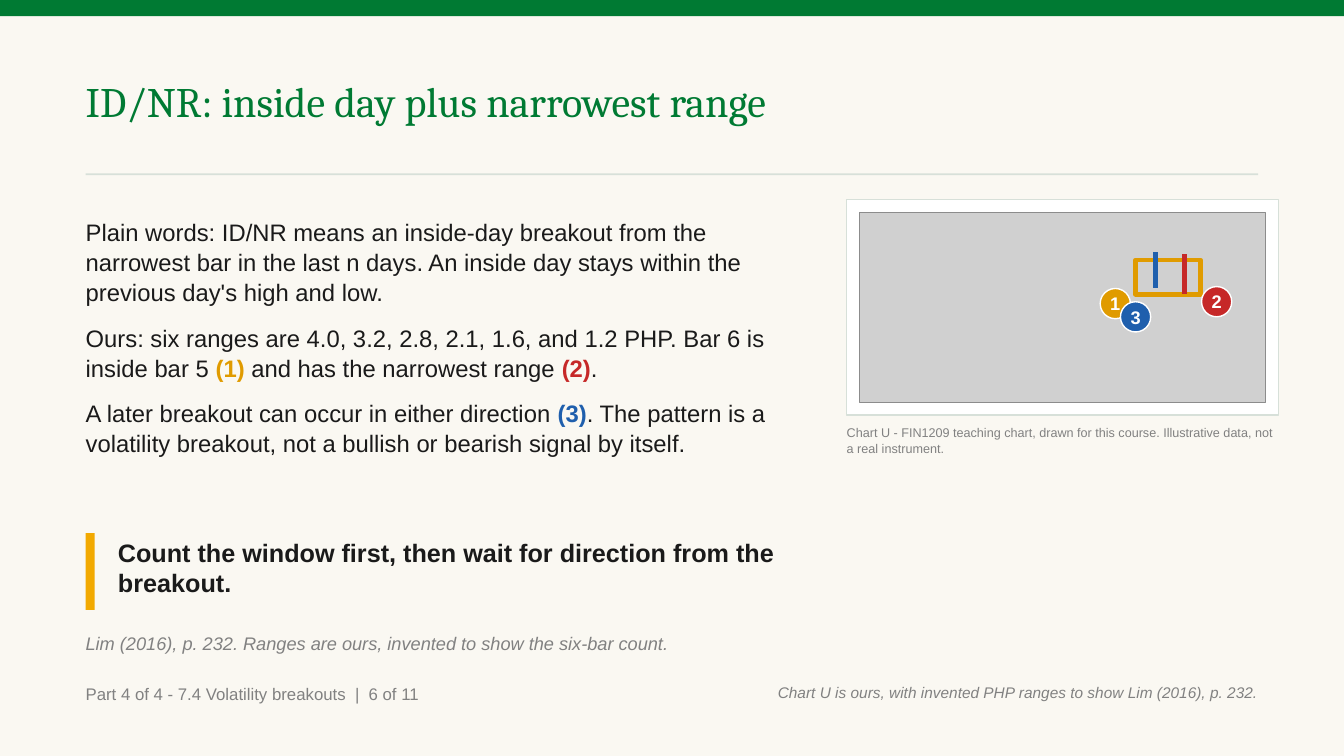
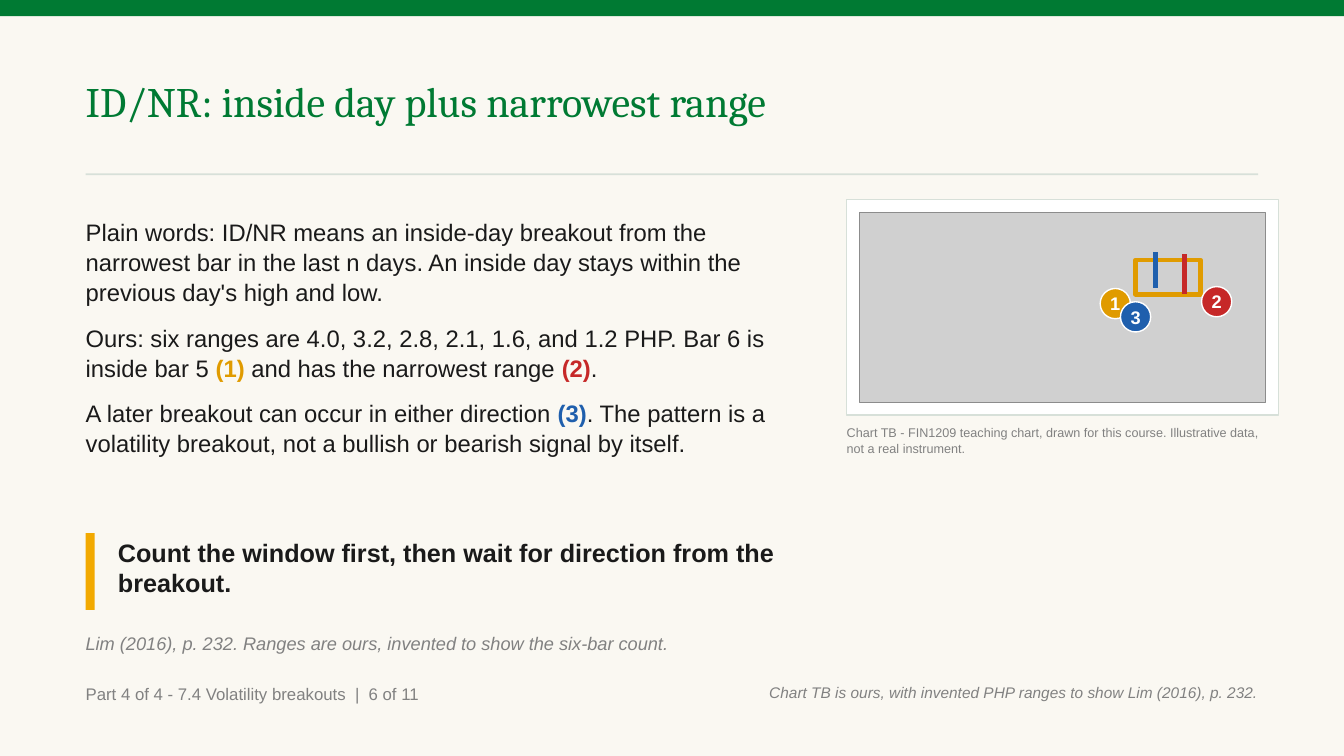
Before and after one commit to benjiesotelo-sudo/Telos_FIN1209, a slide deck: slide 33 of chapter-07/FIN1209-Chapter-07.pptx (slide 21 before the commit). Drawn at 1344x756 pixels with LibreOffice and Linux fonts; fonts in the diff are those of the drawing; grey boxes stand for pictures. Boxes give left, top, right and bottom in pixels: in the first picture for what was removed or moved away, otherwise in the second. Text is boxed around its words. In the diff, an @@ line names an element or a change of style, - is before the commit and + after.

```diff
--- a/chapter-07/FIN1209-Chapter-07.pptx
+++ b/chapter-07/FIN1209-Chapter-07.pptx
@@ text at (x1=847, y1=428, x2=1258, y2=453): text changed @@
-Chart U - FIN1209 teaching chart, drawn for this course. Illustrative data, not a real instrument.
+Chart TB - FIN1209 teaching chart, drawn for this course. Illustrative data, not a real instrument.
@@ text at (x1=769, y1=687, x2=1257, y2=701): text changed @@
-Chart U is ours, with invented PHP ranges to show Lim (2016), p. 232.
+Chart TB is ours, with invented PHP ranges to show Lim (2016), p. 232.
```
Also in this commit, not shown: 9 other slides changed, 17 slides added, 5 slides removed, 2 other files.
